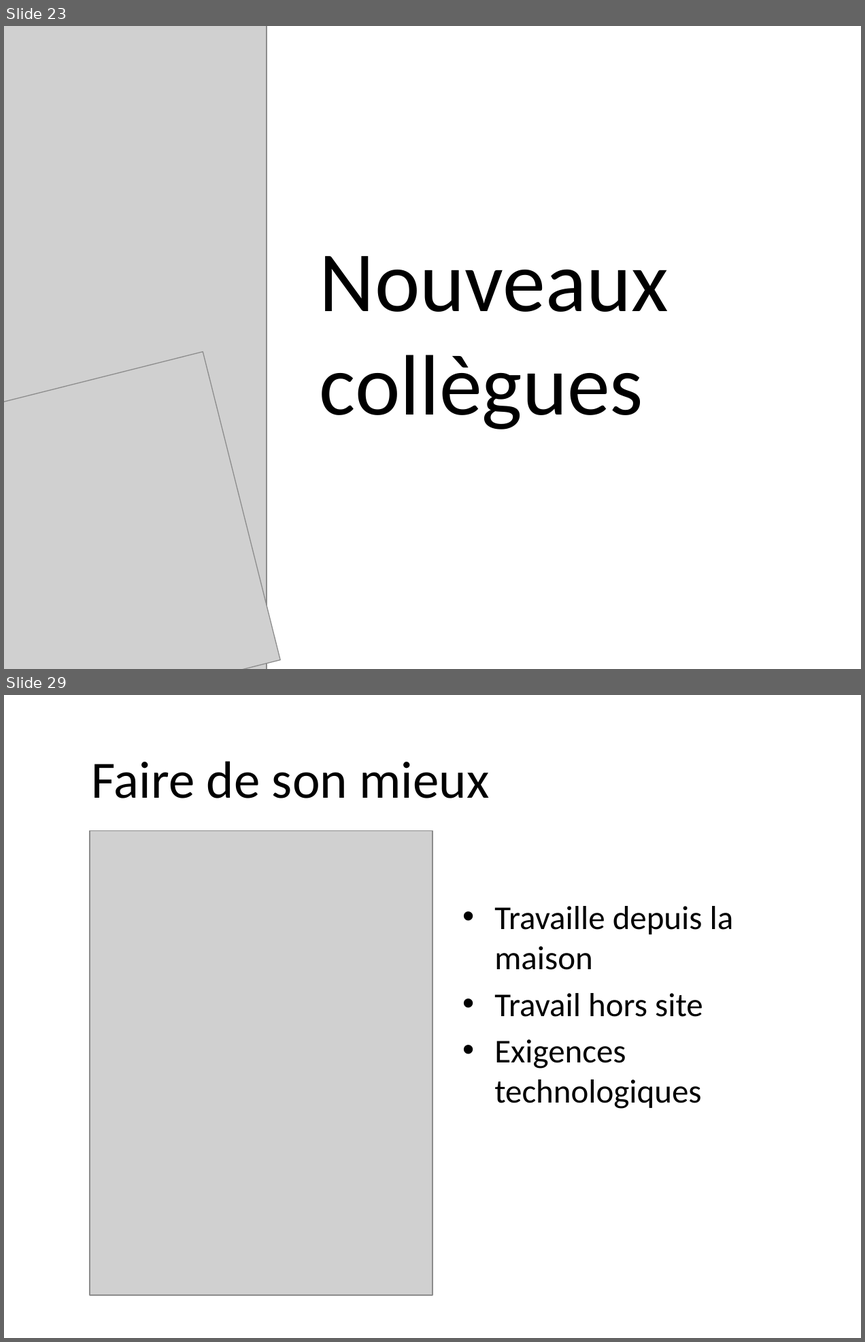
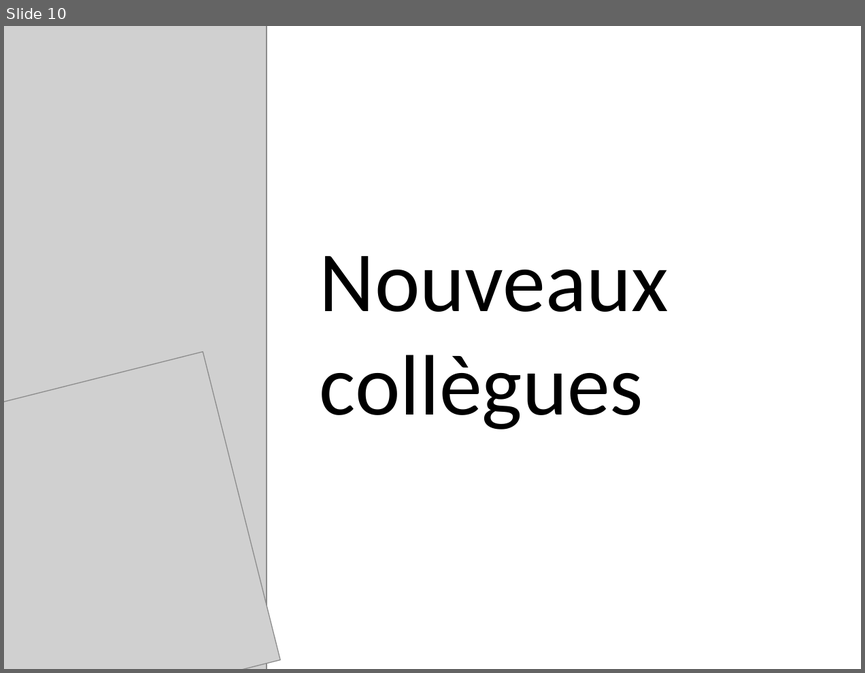
Before and after one commit to LucNtonga/IHM, a slide deck: INTERFACE.pptx. Shown one above the other, each under a label of ours: slides 23 and 29 before the commit, slide 10 after it; the slides between them are not shown. The pictures are 865x1342 and 865x673 pixels, drawn with LibreOffice and Linux fonts; fonts in the diff are those of the drawing; grey boxes stand for pictures; background and template pictures are left out. Boxes give left, top, right and bottom in pixels: in the first picture for what was removed or moved away, otherwise in the second. Text is boxed around its words. In the diff, an @@ line names an element or a change of style, - is before the commit and + after.

```diff
--- a/INTERFACE.pptx
+++ b/INTERFACE.pptx
@@ slide 29 removed at [4,695,861,1338], background picture (left out) @@
@@ title removed at [92,761,489,798] @@
-Faire de son mieux
@@ picture removed at [90,830,432,1295] @@
@@ text removed at [494,906,734,1108] @@
-• Travaille depuis la maison
-• Travail hors site
-• Exigences technologiques
@@ what was slide 23 is now slide 10 @@
```
Also in this commit, not shown: 7 slides changed, 2 slides added, 12 other slides removed.
